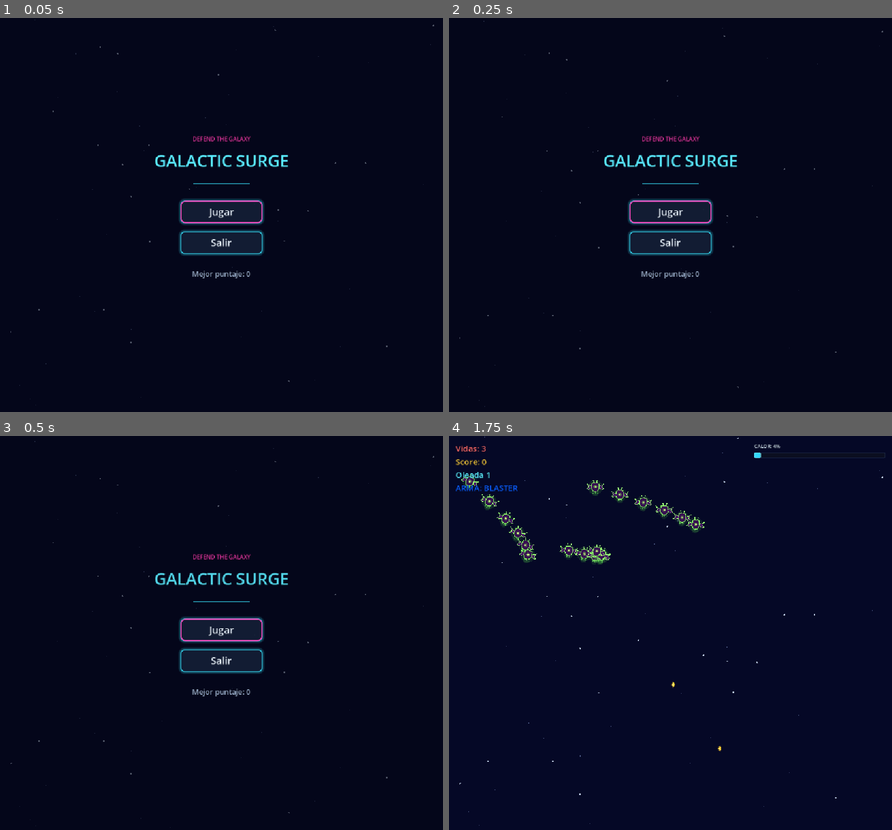
Above: before the commit, frames 1-4 (two rows, left to right).
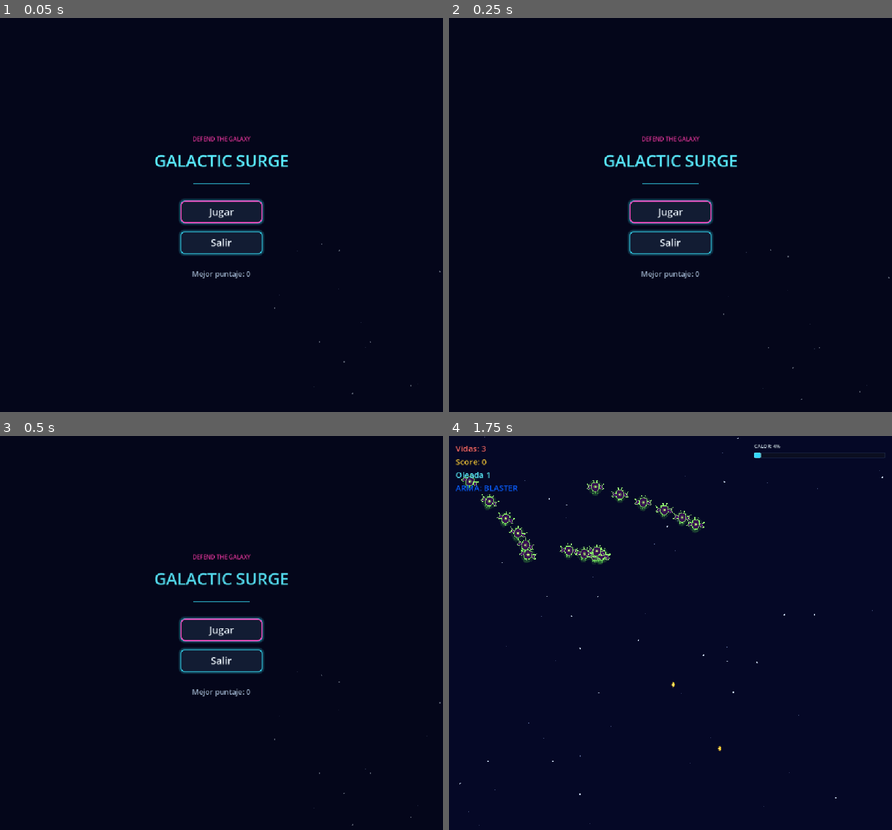
Above: after the commit, the same moments.

Repository: Frank-0511/galactic-surge
Game: Godot game, scene res://scenes/main/main.tscn
Two runs of this game, one before a commit and one after it. Both use one fixed random seed, a clock stepped at 60 frames per second and the inputs below.
Inputs (mouse positions are in pixels of both pictures, inside the frame that each line leads up to):
- Up to frame 1 (0.05 s): no input
- Up to frame 2 (0.25 s): no input
- Up to frame 3 (0.5 s): no input
- Up to frame 4 (1.75 s): click "Jugar" at 0.5 s; tap Enter at 1.25 s; move the mouse to (767, 613) at 1.27 s; hold Right (move_right) from 1.28 s (still down); hold Space (shoot) from 1.28 s (still down); click (767, 613) at 1.42 s

The runs differ from the first frame. In frame 1, less than 0.1% of the frame differs, in the area x 2-100%, y 0-99%; in frame 2, less than 0.1%; in frame 3, less than 0.1%; in frame 4, nothing differs.

Commit message:
feat(etapa-16): seguimiento de cámara en el cinturón de asteroides
Camera2D sigue a la nave en X durante la oleada de asteroides, con
suavizado y desplazamiento máximo de 120 px, y vuelve a su posición fija
al terminar el cinturón o al salir de la sesión. Contrato de seguimiento
y retorno en etapa_16_contract_test.gd.

Diff:
--- a/scenes/main/camera_shake.gd
+++ b/scenes/main/camera_shake.gd
@@ -23,10 +23,20 @@
 ## Exponent that governs non-linear shake perception (2.0 = quadratic).
 @export var trauma_exponent: float = 2.0
 
+## Maximum horizontal distance in pixels the camera may drift from home while following.
+@export var follow_max_offset: float = 120.0
+
+## Position smoothing speed used while following a target.
+@export var follow_smoothing_speed: float = 5.0
+
 ## Legacy shake state
 var _time_left: float = 0.0
 var _duration: float = 0.0
 var _intensity: float = 0.0
+
+## Follow state (Etapa 16): tracks a target on X only, clamped around the home position.
+var _follow_target: Node2D = null
+var _follow_home: Vector2 = Vector2.ZERO
 
 
 ## Increases trauma by amount, clamped to 1.0.
@@ -49,6 +59,21 @@
 	_time_left = duration
 
 
+## Starts following target on X, clamped to follow_max_offset around the current position.
+## Y is never followed. Smoothing glides the camera toward the target.
+func begin_follow(target: Node2D) -> void:
+	_follow_target = target
+	_follow_home = position
+	position_smoothing_enabled = true
+	position_smoothing_speed = follow_smoothing_speed
+
+
+## Stops following and returns the camera to its home position.
+func end_follow() -> void:
+	_follow_target = null
+	position = _follow_home
+
+
 ## Instantly resets all shake offsets, rolls, and trauma.
 func reset_shake() -> void:
 	trauma = 0.0
@@ -60,6 +85,10 @@
 
 
 func _process(delta: float) -> void:
+	if is_instance_valid(_follow_target):
+		var drift: float = clampf(_follow_target.global_position.x - _follow_home.x, -follow_max_offset, follow_max_offset)
+		position = Vector2(_follow_home.x + drift, _follow_home.y)
+
 	var has_trauma: bool = trauma > 0.0
 	var has_legacy: bool = _time_left > 0.0
 
--- a/scenes/main/main.gd
+++ b/scenes/main/main.gd
@@ -237,6 +237,7 @@
 
 func _enter_main_menu() -> void:
 	get_tree().paused = false
+	_end_belt_camera_follow()
 	_enemy_spawner.stop()
 	_enemy_spawner.clear_formation()
 	_clear_boss()
@@ -433,6 +434,7 @@
 
 
 func _on_asteroid_wave_completed() -> void:
+	_end_belt_camera_follow()
 	if not _session_active:
 		return
 	_on_wave_cleared(ASTEROID_WAVE_INDEX)
@@ -714,6 +716,7 @@
 		_enemy_spawner.stop()
 		_enemy_spawner.clear_formation()
 		_asteroid_spawner.start_asteroid_wave(8)
+		_begin_belt_camera_follow()
 	else:
 		_enemy_spawner.start_wave(_local_index(_pending_wave_index), _pending_wave_index)
 
@@ -893,6 +896,7 @@
 	if not _session_active:
 		return
 	_session_active = false
+	_end_belt_camera_follow()
 	_session_state = SessionState.GAME_OVER
 	_player.set_gameplay_enabled(false)
 	_enemy_spawner.stop()
@@ -909,6 +913,7 @@
 
 func _complete_mission() -> void:
 	_session_active = false
+	_end_belt_camera_follow()
 	_mission_complete = true
 	_session_state = SessionState.MISSION_COMPLETE
 	_player.set_gameplay_enabled(false)
@@ -939,6 +944,7 @@
 	if _asteroid_spawner != null:
 		_asteroid_spawner.stop()
 		_asteroid_spawner.clear_asteroids()
+	_end_belt_camera_follow()
 	if _camera != null and _camera.has_method(&"reset_shake"):
 		_camera.reset_shake()
 	_reset_wave_cleared_feedback()
@@ -1066,6 +1072,17 @@
 	get_tree().quit()
 
 
+## Etapa 16: the camera follows the ship only while the asteroid belt runs.
+func _begin_belt_camera_follow() -> void:
+	if _camera != null and _player != null and _camera.has_method(&"begin_follow"):
+		_camera.begin_follow(_player)
+
+
+func _end_belt_camera_follow() -> void:
+	if _camera != null and _camera.has_method(&"end_follow"):
+		_camera.end_follow()
+
+
 func get_asteroid_spawner() -> Node2D:
 	return _asteroid_spawner
 
--- a/tests/etapa_16_contract_test.gd
+++ b/tests/etapa_16_contract_test.gd
@@ -3,11 +3,18 @@
 # Verifies:
 # 1. AsteroidSpawner scene instantiates and exposes spawn_interval == 2.25 s (tolerance 0.001).
 # 2. wave_asteroid_count * spawn_interval == 18.0 s (tolerance 0.01), i.e. +50% over the previous 12 s.
-# No real-time dependencies: values are read from the instantiated scene only.
+# 3. CameraShake follows a target on X during the belt, clamped to a max offset, and
+#    returns to its home position when the follow ends. Y is never followed.
+# No real-time dependencies: values are read from the instantiated scene and
+# _process is driven manually.
 
 extends SceneTree
 
 const ASTEROID_SPAWNER_PATH := "res://scenes/systems/asteroid_spawner.tscn"
+const CAMERA_SHAKE_PATH := "res://scenes/main/camera_shake.gd"
+const CAMERA_HOME := Vector2(540.0, 480.0)
+const CAMERA_MAX_OFFSET := 120.0
+const POSITION_TOLERANCE := 0.01
 const EXPECTED_SPAWN_INTERVAL := 2.25
 const EXPECTED_WAVE_DURATION := 18.0
 const SPAWN_INTERVAL_TOLERANCE := 0.001
@@ -21,8 +28,9 @@
 func _run_contracts() -> void:
 	print("--- INICIANDO CONTRATOS ETAPA 16 ---")
 	var t1: bool = _assert_wave_duration_contract()
+	var t2: bool = _assert_camera_follow_contract()
 
-	var all_passed: bool = t1
+	var all_passed: bool = t1 and t2
 
 	if all_passed:
 		print("ETAPA 16 CONTRACT TESTS: ALL PASSED")
@@ -61,3 +69,73 @@
 
 	print("✓ Contrato 1: Duración de oleada del cinturón (18 s, +50%) superado")
 	return true
+
+
+# ---------------------------------------------------------------------------
+# 2. Camera follow: tracks X within the max offset, never Y, returns home
+# ---------------------------------------------------------------------------
+func _assert_camera_follow_contract() -> bool:
+	var script: Script = load(CAMERA_SHAKE_PATH) as Script
+	if script == null:
+		push_error("Missing CameraShake script: %s" % CAMERA_SHAKE_PATH)
+		return false
+
+	var camera: Camera2D = script.new() as Camera2D
+	var target: Node2D = Node2D.new()
+	camera.position = CAMERA_HOME
+
+	if not camera.has_method(&"begin_follow") or not camera.has_method(&"end_follow"):
+		push_error("CameraShake must expose begin_follow() and end_follow()")
+		camera.free()
+		target.free()
+		return false
+
+	camera.call(&"begin_follow", target)
+
+	# Target inside the limit: camera X follows exactly.
+	target.position = Vector2(600.0, 700.0)
+	camera._process(0.016)
+	if absf(camera.position.x - 600.0) > POSITION_TOLERANCE:
+		push_error("camera must follow X inside the limit, got %.2f" % camera.position.x)
+		return _fail_camera_follow(camera, target)
+
+	# Target beyond the limit: camera X clamps to home +/- max offset.
+	target.position = Vector2(1000.0, 864.0)
+	camera._process(0.016)
+	if absf(camera.position.x - (CAMERA_HOME.x + CAMERA_MAX_OFFSET)) > POSITION_TOLERANCE:
+		push_error("camera X must clamp to %.2f, got %.2f" % [CAMERA_HOME.x + CAMERA_MAX_OFFSET, camera.position.x])
+		return _fail_camera_follow(camera, target)
+
+	target.position = Vector2(20.0, 864.0)
+	camera._process(0.016)
+	if absf(camera.position.x - (CAMERA_HOME.x - CAMERA_MAX_OFFSET)) > POSITION_TOLERANCE:
+		push_error("camera X must clamp to %.2f, got %.2f" % [CAMERA_HOME.x - CAMERA_MAX_OFFSET, camera.position.x])
+		return _fail_camera_follow(camera, target)
+
+	# Y is never followed.
+	if absf(camera.position.y - CAMERA_HOME.y) > POSITION_TOLERANCE:
+		push_error("camera Y must stay at home %.2f, got %.2f" % [CAMERA_HOME.y, camera.position.y])
+		return _fail_camera_follow(camera, target)
+
+	# Ending the follow returns the camera to its home position and stops tracking.
+	camera.call(&"end_follow")
+	if camera.position.distance_to(CAMERA_HOME) > POSITION_TOLERANCE:
+		push_error("camera must return home %s after end_follow, got %s" % [CAMERA_HOME, camera.position])
+		return _fail_camera_follow(camera, target)
+
+	target.position = Vector2(900.0, 864.0)
+	camera._process(0.016)
+	if camera.position.distance_to(CAMERA_HOME) > POSITION_TOLERANCE:
+		push_error("camera must not track after end_follow, got %s" % camera.position)
+		return _fail_camera_follow(camera, target)
+
+	camera.free()
+	target.free()
+	print("✓ Contrato 2: Seguimiento de cámara con límite y retorno superado")
+	return true
+
+
+func _fail_camera_follow(camera: Camera2D, target: Node2D) -> bool:
+	camera.free()
+	target.free()
+	return false
Not shown, added: tests/etapa_16_contract_test.gd.uid
